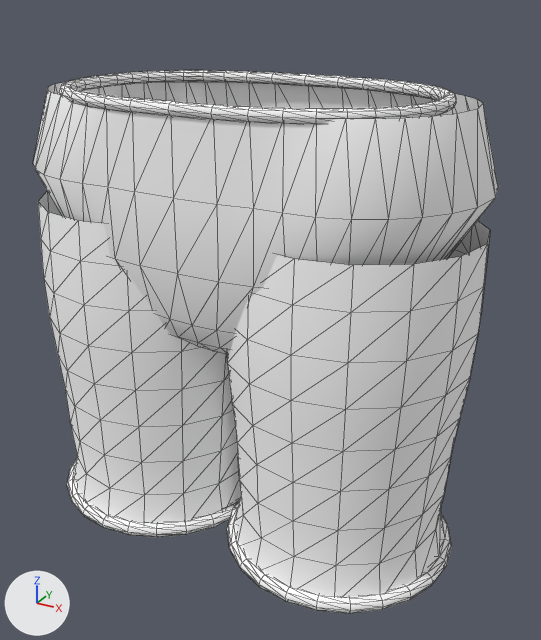
The glTF model modules/gamer-services/assets/avatars/v3/bottom_shorts.male.glb, before and after one commit.
Rendered twice from a camera (50 mm lens) standing at (0.328, -0.56, 0.998) and looking at (0.02, 0.001, 0.718). Arrows for +X, +Y and +Z are at lower left; the lights stay in place. The first picture is the older version. Mesh edges are drawn as thin lines. Vertices at exactly the same position are counted once.

The first picture shows 'bottom_shorts'.
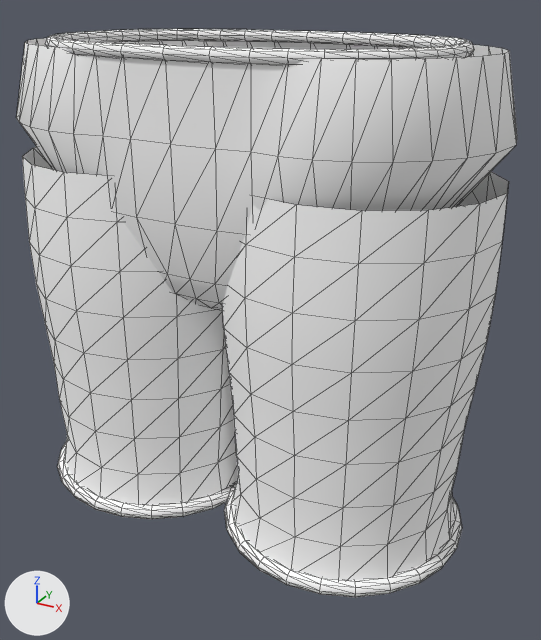
Boxes [x1, y1, x2, y2] around the edits, measured in the pictures (541 x 640 px; the box of a moved part takes in the faces that stretch with it):
'bottom_shorts', reshaped (8% wider)
    before: [33, 70, 498, 613]
    after: [16, 29, 517, 597]
part 1 of me_bottom_shorts, moved or reshaped
    before: [59, 70, 456, 124]
    after: [45, 29, 474, 65]
part 2 of me_bottom_shorts, moved or reshaped
    before: [227, 221, 490, 597]
    after: [222, 172, 509, 580]
part 3 of me_bottom_shorts, moved or reshaped
    before: [227, 504, 451, 613]
    after: [224, 486, 462, 597]
part 4 of me_bottom_shorts, moved or reshaped
    before: [38, 191, 241, 523]
    after: [22, 147, 238, 505]
part 5 of me_bottom_shorts, moved or reshaped
    before: [67, 458, 240, 537]
    after: [57, 441, 237, 519]
part 6 of me_bottom_shorts, moved or reshaped
    before: [33, 82, 498, 354]
    after: [16, 38, 517, 310]

Diff of the bpy script that builds the scene:
```diff
--- a/modules/gamer-services/assets/avatars/v3/bottom_shorts.male.glb.py
+++ b/modules/gamer-services/assets/avatars/v3/bottom_shorts.male.glb.py
@@ me_bottom_shorts @@
 # used by ob_bottom_shorts; location = (0.0, 0.0, 0.0)
-me_bottom_shorts.from_pydata(...)  # 1280 vertices, 2448 faces; spans x -0.21..0.21, y -0.12..0.121, z 0.506..0.925
+me_bottom_shorts.from_pydata(...)  # 1280 vertices, 2448 faces; spans x -0.22..0.22, y -0.125..0.121, z 0.53..0.964
+# me_bottom_shorts part 1: the loose piece of 320 vertices spanning x -0.169..0.169, y -0.114..0.114, z 0.914..0.925 is scaled about its middle by (1.06, 1.03, 1), then moved by (0.0, 0.0, 0.038)
+# me_bottom_shorts part 2: the loose piece of 144 vertices spanning x -0.01..0.21, y -0.115..0.111, z 0.513..0.824 is multiplied about its middle by the matrix ((1.052, 0.0, 0.003), (0.0, 1.052, -0.001), (-0.003, 0.002, 1.055)), then moved by (0.004, 0.0, 0.032)
+# me_bottom_shorts part 3: the loose piece of 192 vertices spanning x -0.007..0.209, y -0.12..0.101, z 0.506..0.527 is scaled about its middle by (1.04, 1.04, 0.999), then moved by (0.003, 0.0, 0.024)
+# me_bottom_shorts part 4: the loose piece of 144 vertices spanning x -0.21..0.01, y -0.115..0.111, z 0.513..0.824 is multiplied about its middle by the matrix ((1.052, 0.0, -0.003), (0.0, 1.052, -0.001), (0.003, 0.002, 1.055)), then moved by (-0.004, 0.0, 0.032)
+# me_bottom_shorts part 5: the loose piece of 192 vertices spanning x -0.209..0.007, y -0.12..0.101, z 0.506..0.527 is scaled about its middle by (1.04, 1.04, 0.999), then moved by (-0.003, 0.0, 0.024)
+# me_bottom_shorts part 6: 288 of 1280 vertices moved; they spanned x -0.21..0.21, y -0.113..0.121, z 0.696..0.92 and now span x -0.22..0.22, y -0.116..0.121, z 0.736..0.958; mean shift (0.0, 0.0, 0.04); largest move (0.195, -0.055, 0.857) -> (0.202, -0.061, 0.897)
 me_bottom_shorts.materials.append(mat_bottom_shorts_0)
```
